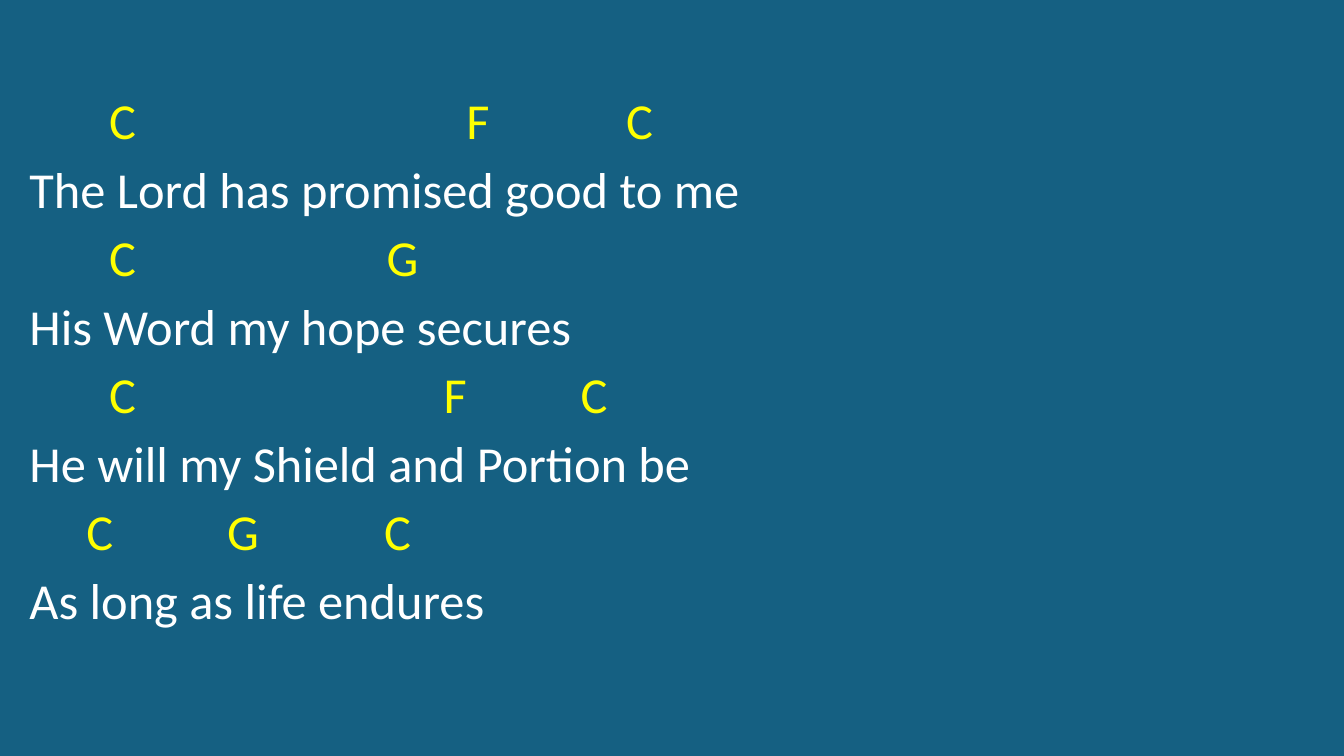
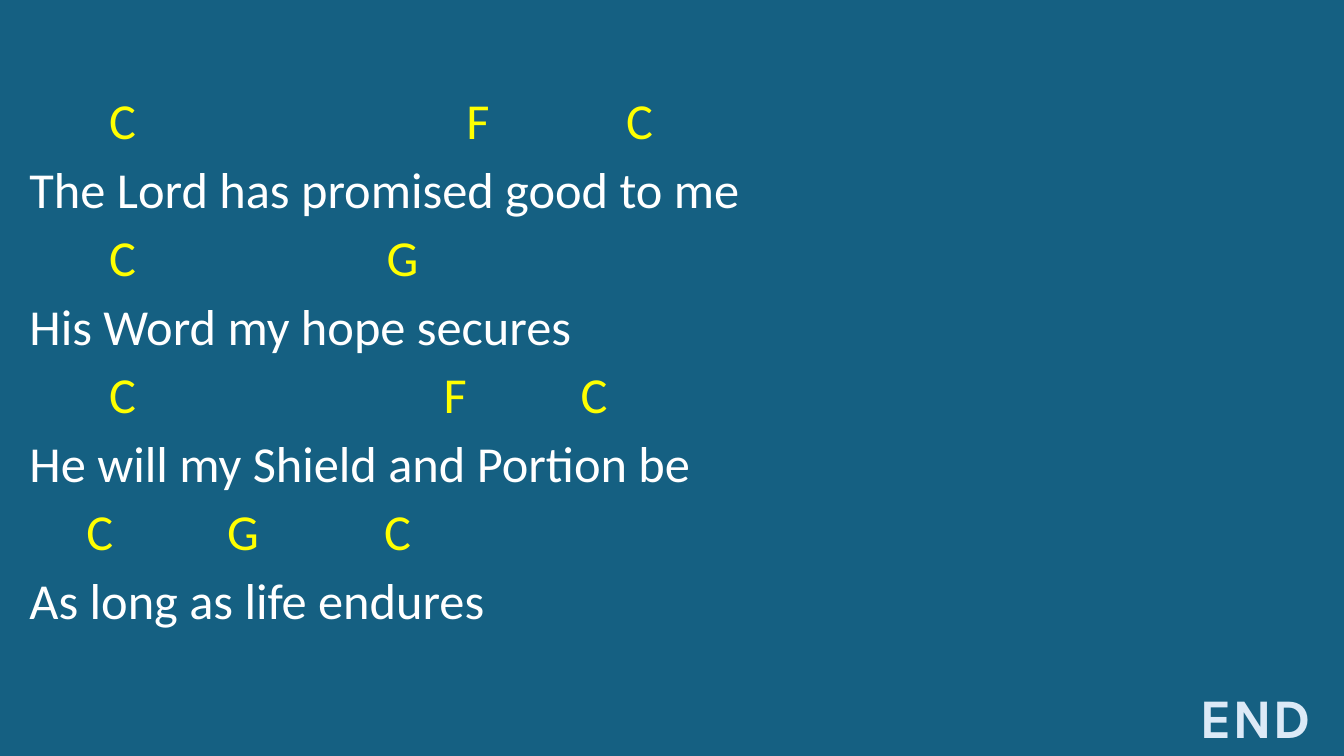
Before and after one commit to kendall412/worship, a slide deck: slide 5 of Amazing Grace-CH.pptx. Drawn at 1344x756 pixels with LibreOffice and Linux fonts; fonts in the diff are those of the drawing. Boxes give left, top, right and bottom in pixels: in the first picture for what was removed or moved away, otherwise in the second. Text is boxed around its words. In the diff, an @@ line names an element or a change of style, - is before the commit and + after.

```diff
--- a/Amazing Grace-CH.pptx
+++ b/Amazing Grace-CH.pptx
@@ text added at bbox=[1200, 701, 1311, 738], 40 pt, text #DCEAF7, bold @@
+END
```
Also in this commit, not shown: 1 other slide changed, 16 other files.
